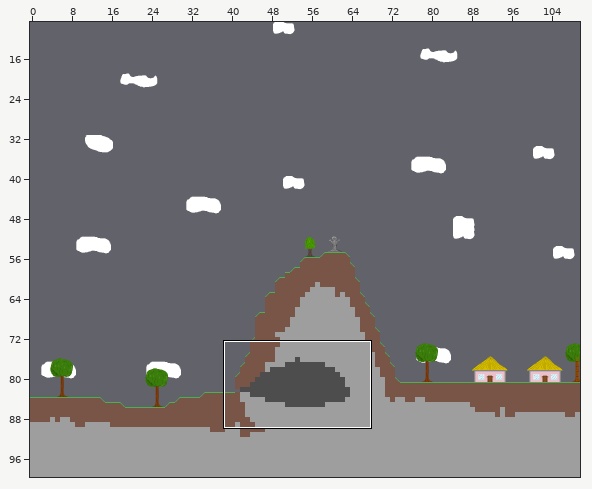
Level history. Tiled map: maps/1.1.tmx. Above, an overview of the earlier version with the close-up marked.
Close-up. First the earlier version:
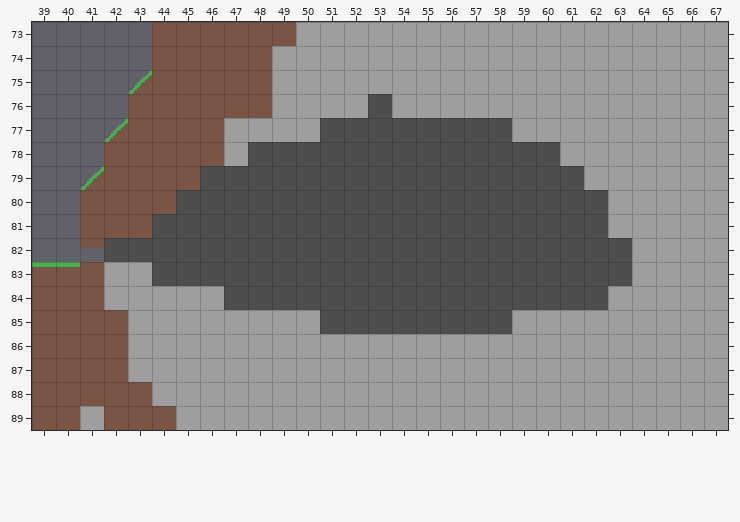
Cells are 16x16 px. Shown: x 39..67, y 73..89. The commit also changed other parts of the map, which this record leaves out.
And afterwards:
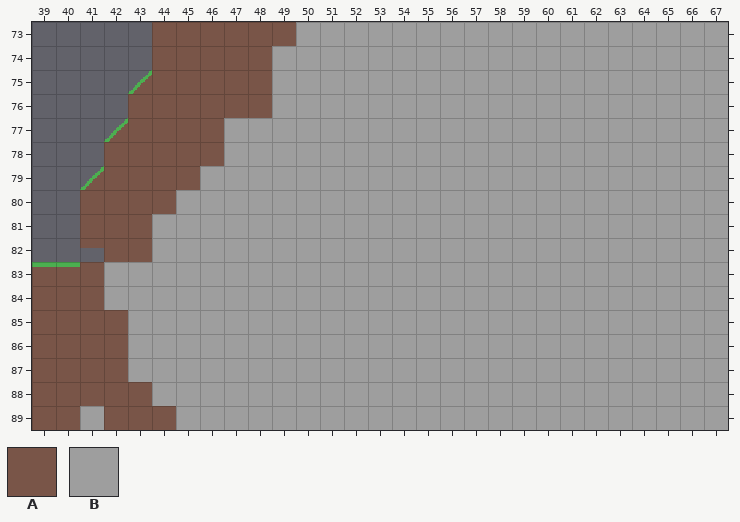
Key: from "Testing Tiles": A 4 "Dirt", B 6 "Stone".
_ is an empty cell.
Tiles of an added or newly shown layer are drawn over the layers below it.
Edits made:
{"where": "layer \"Cave\" (now shown)"}
{"y":76,"x":53,"old":"_","new":"B"}
{"y":77,"x":51,"old":"________","new":"BBBBBBBB"}
{"y":78,"x":48,"old":"_____________","new":"BBBBBBBBBBBBB"}
{"y":79,"x":46,"old":"________________","new":"BBBBBBBBBBBBBBBB"}
{"y":80,"x":45,"old":"__________________","new":"BBBBBBBBBBBBBBBBBB"}
{"y":81,"x":44,"old":"___________________","new":"BBBBBBBBBBBBBBBBBBB"}
{"y":82,"x":42,"old":"______________________","new":"AABBBBBBBBBBBBBBBBBBBB"}
{"y":83,"x":44,"old":"____________________","new":"BBBBBBBBBBBBBBBBBBBB"}
{"y":84,"x":47,"old":"________________","new":"BBBBBBBBBBBBBBBB"}
{"y":85,"x":51,"old":"________","new":"BBBBBBBB"}
